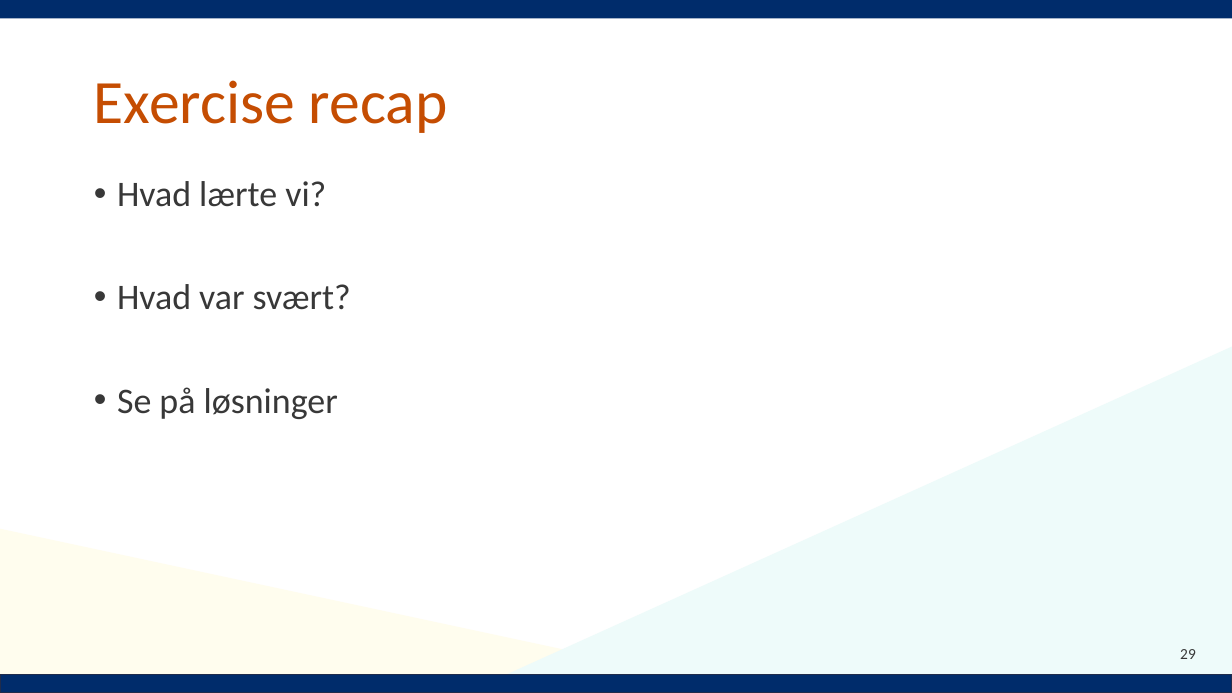
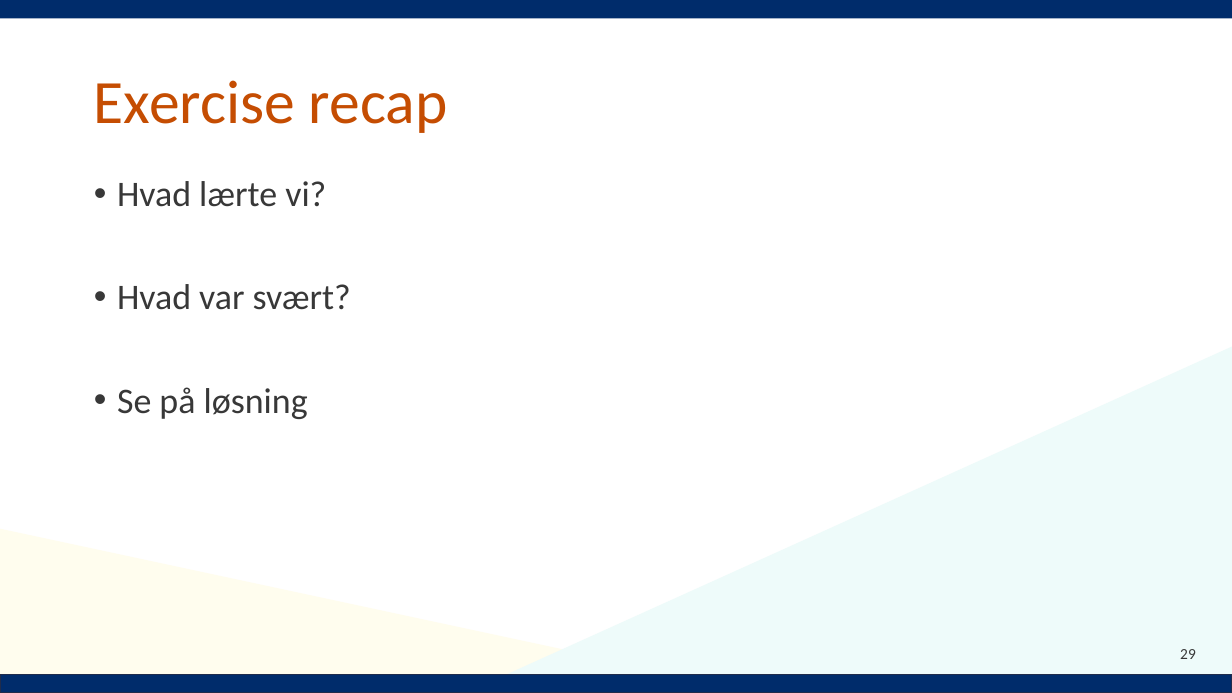
Before and after one commit to Notalib/workshop-kubernetes, a slide deck: slide 29 of Kubernetes_workshop.pptx. Drawn at 1232x693 pixels with LibreOffice and Linux fonts; fonts in the diff are those of the drawing; background and template pictures are left out. Boxes give left, top, right and bottom in pixels: in the first picture for what was removed or moved away, otherwise in the second. Text is boxed around its words. In the diff, an @@ line names an element or a change of style, - is before the commit and + after.

```diff
--- a/Kubernetes_workshop.pptx
+++ b/Kubernetes_workshop.pptx
@@ text at bbox=[117, 387, 308, 419]: text changed @@
-• Se på løsninger
+• Se på løsning
```
Also in this commit, not shown: 11 other slides changed, 1 slide added.
